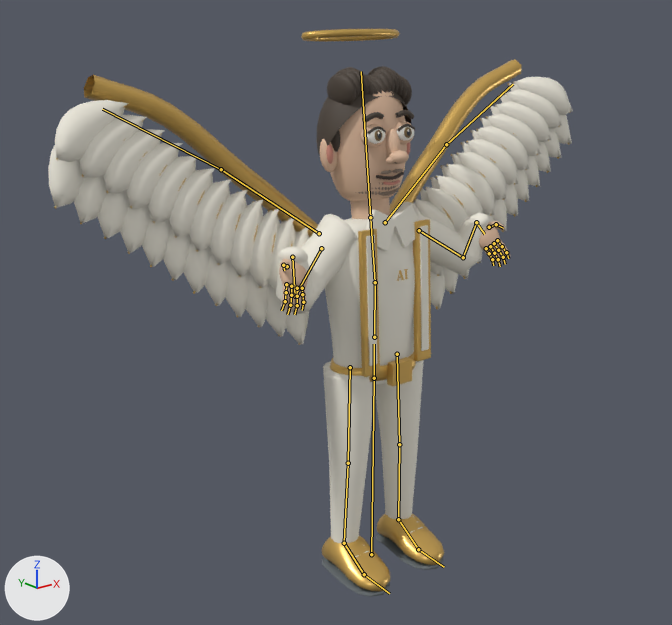
The glTF model game/public/assets/characters/luca-di-grazia.glb, before and after one commit.
Before and after are seen from a camera (50 mm lens) standing at (-4.11, -4.7, 3.96) and looking at (-0.21, 0.18, 2.01). The axes (+X, +Y, +Z) are drawn at lower left. The lights are the same throughout. The picture after the commit comes second. Both versions are drawn at frame 19 of the action 'special'; the numbers are the values there. The bones that change, and the others that lie on the model, are drawn over the model as lines.

In view in the first picture: 'luca-di-grazia / Weighted surfaces'.
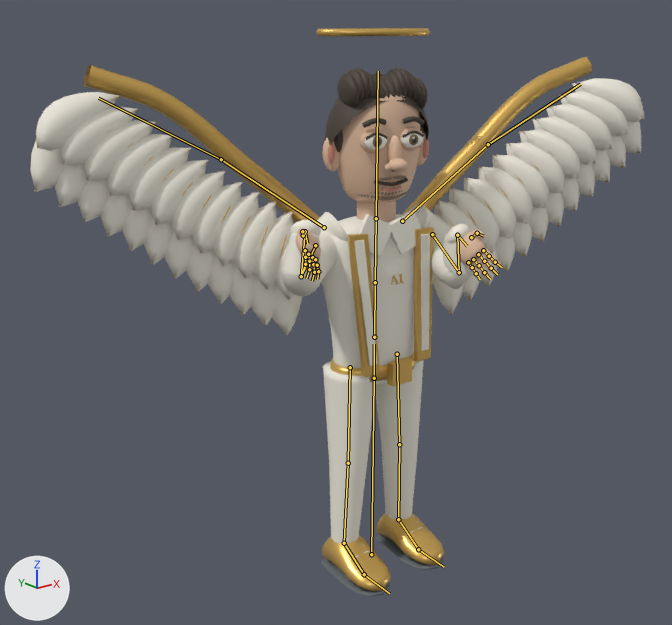
The change, as JSON lines over the scene's bpy script:
```json
{"block": "bone_chest", "where": "bone_chest = bpy.data.objects['luca / RIG'].pose.bones['chest']  # child of 'spine'"}
{"op": "set", "path": "bone_chest.rotation_quaternion", "old": "(0.998, -0.06, 0.0, 0.0)", "new": "(0.99, 0.0, -0.143, 0.0)", "note": "degrees (-7, 0, 0) -> degrees (0, -16, 0)"}
{"block": "bone_left_upperarm", "where": "bone_left_upperarm = bpy.data.objects['luca / RIG'].pose.bones['left.upperarm']  # child of 'chest'"}
{"op": "set", "path": "bone_left_upperarm.rotation_quaternion", "old": "(0.975, 0.0, 0.0, 0.223)", "new": "(0.868, -0.231, -0.113, 0.425)", "note": "degrees (0, 0, 26) -> degrees (-30, 0, 52)"}
{"block": "bone_right_upperarm", "where": "bone_right_upperarm = bpy.data.objects['luca / RIG'].pose.bones['right.upperarm']  # child of 'chest'"}
{"op": "set", "path": "bone_right_upperarm.rotation_quaternion", "old": "(0.975, 0.0, 0.0, -0.223)", "new": "(0.861, -0.456, 0.106, -0.199)", "note": "degrees (0, 0, -26) -> degrees (-56, 0, -26)"}
{"block": "bone_right_forearm", "where": "bone_right_forearm = bpy.data.objects['luca / RIG'].pose.bones['right.forearm']  # child of 'right.upperarm'"}
{"op": "set", "path": "bone_right_forearm.rotation_quaternion", "old": "(1.0, 0.0, 0.0, 0.0)", "new": "(0.916, 0.319, 0.243, 0.01)", "note": "degrees (0, 0, 0) -> degrees (41, 26, 11)"}
```

Changed parts and their boxes [x1, y1, x2, y2] in the pictures (672 x 625 px):
```json
{"object": "luca-di-grazia / Weighted surfaces", "change": "posed", "before": [48, 29, 573, 597], "after": [30, 28, 645, 597], "on screen": "17% wider"}
{"bone": "chest", "before": "(375, 282) to (370, 217)", "after": "(375, 282) to (376, 218)"}
{"bone": "left.upperarm", "before": "(321, 248) to (295, 296)", "after": "(315, 245) to (301, 276)"}
{"bone": "right.upperarm", "before": "(419, 230) to (463, 257)", "after": "(432, 234) to (459, 272)"}
{"bone": "right.forearm", "before": "(463, 257) to (476, 222)", "after": "(459, 272) to (457, 235)"}
```
